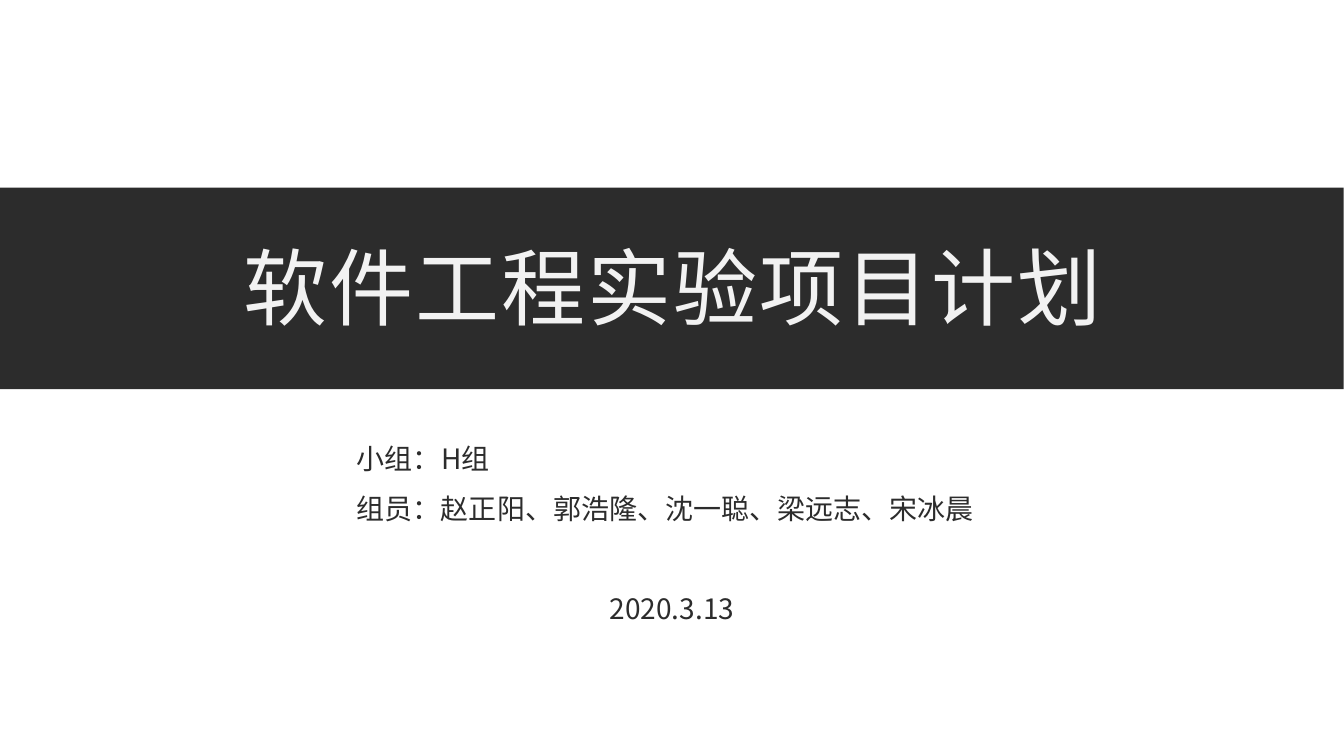
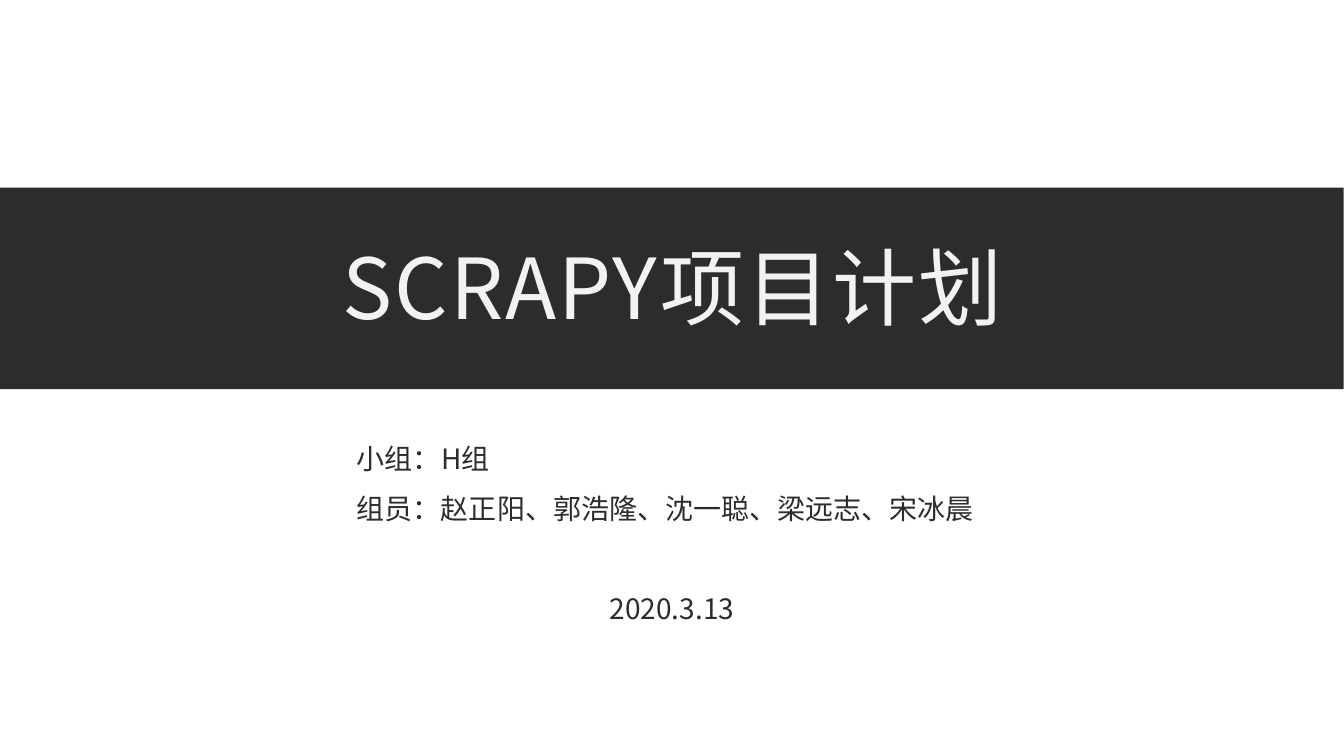
Before and after one commit to bhsei/20_H, a slide deck: slide 1 of 实验准备/汇报ppt.pptx. Drawn at 1344x756 pixels with LibreOffice and Linux fonts; fonts in the diff are those of the drawing. Boxes give left, top, right and bottom in pixels: in the first picture for what was removed or moved away, otherwise in the second. Text is boxed around its words. In the diff, an @@ line names an element or a change of style, - is before the commit and + after.

```diff
--- a/实验准备/汇报ppt.pptx
+++ b/实验准备/汇报ppt.pptx
@@ title at <box>343,248,1002,326</box>: text changed @@
-软件工程实验项目计划
+SCRAPY项目计划
```
Also in this commit, not shown: 3 other slides changed, 6 slides added.
